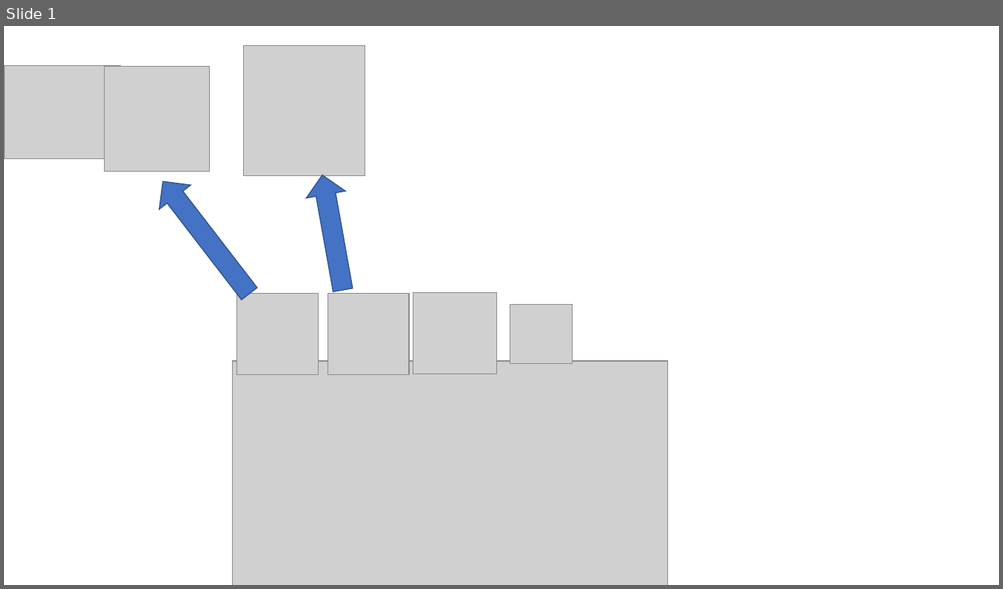
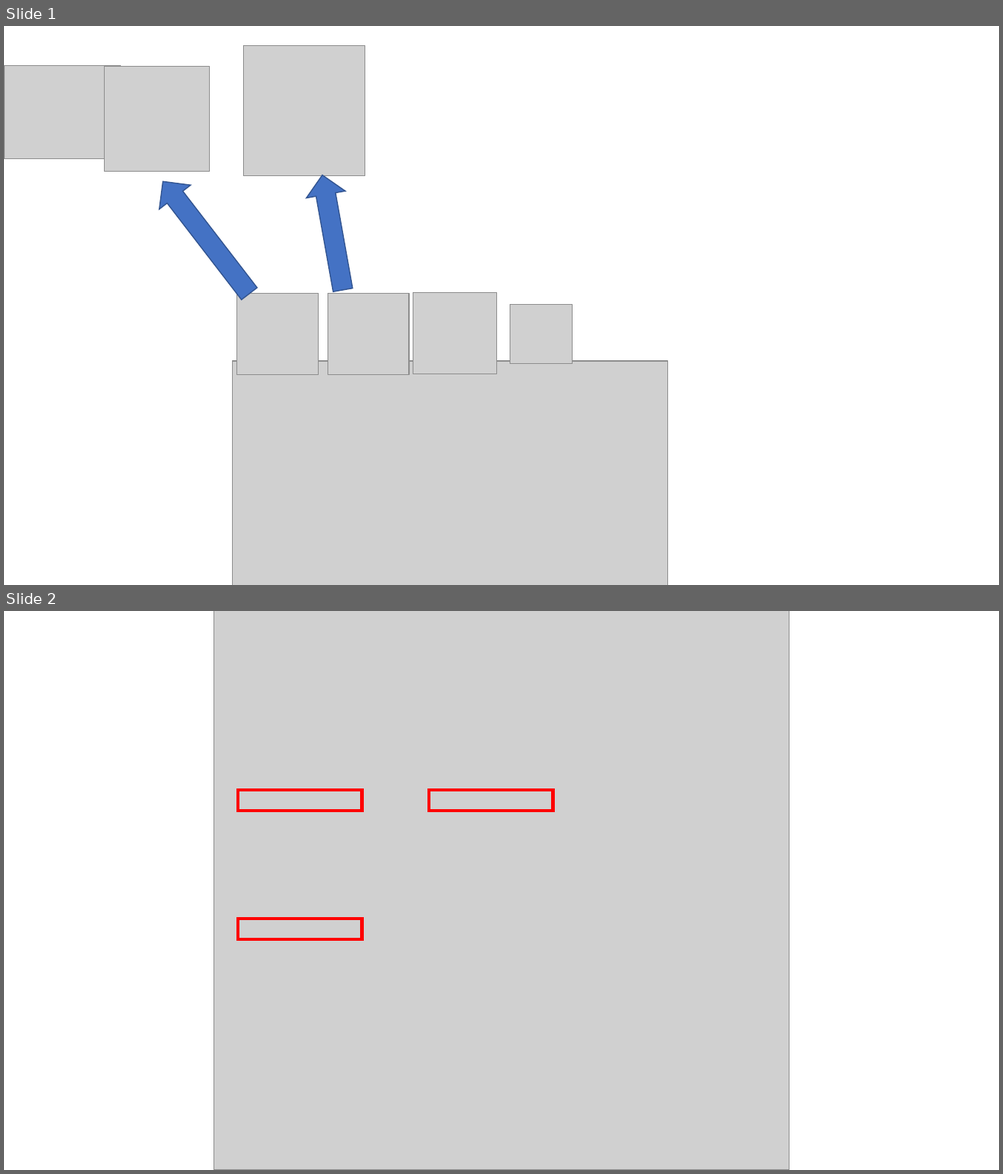
Before and after one commit to jonnity/VirtualSharedWallet, a slide deck: doc/help/figures.pptx. Shown one above the other, each under a label of ours: slide 1 before the commit, slides 1 and 2 after it. The pictures are 1003x589 and 1003x1174 pixels, drawn with LibreOffice and Linux fonts; fonts in the diff are those of the drawing; grey boxes stand for pictures. Boxes give left, top, right and bottom in pixels: in the first picture for what was removed or moved away, otherwise in the second. Text is boxed around its words. In the diff, an @@ line names an element or a change of style, - is before the commit and + after.

```diff
--- a/doc/help/figures.pptx
+++ b/doc/help/figures.pptx
@@ slide 2 added at (4, 611, 999, 1170), background #FFFFFF @@
@@ picture added at (213, 611, 789, 1170) @@
@@ rectangle added at (239, 790, 362, 811), outline #FF0000 3 pt @@
@@ rectangle added at (430, 790, 553, 811), outline #FF0000 3 pt @@
@@ rectangle added at (239, 919, 362, 940), outline #FF0000 3 pt @@
```
Also in this commit, not shown: 6 other files.
